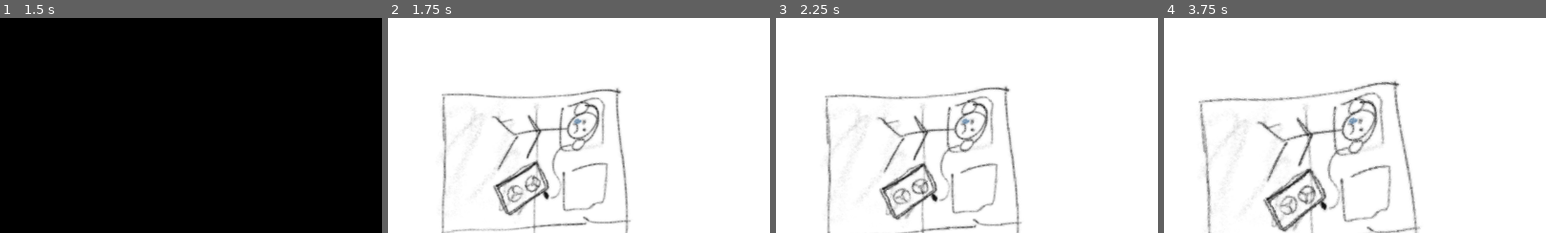
Above: before the commit, frames 1-4 (left to right).
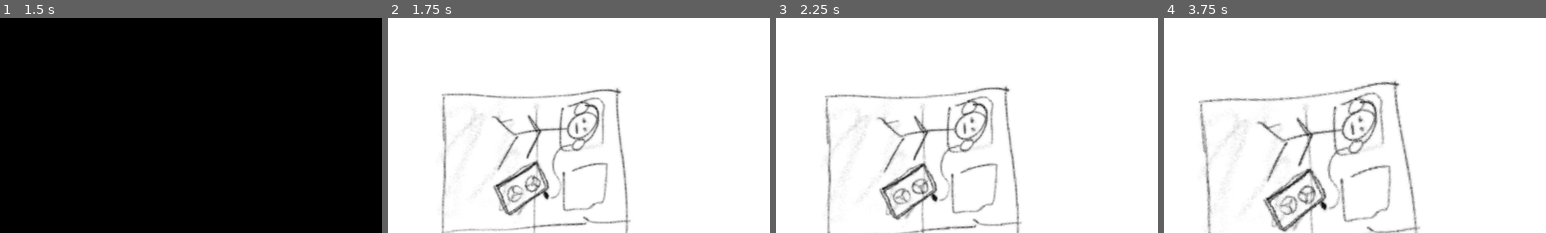
Above: after the commit, the same moments.

Repository: jdcalvelli/prototype-studio-prompt-2
Game: Godot game, scene res://scenes/intro.tscn
Two runs of this game, one before a commit and one after it. Both use one fixed random seed, a clock stepped at 60 frames per second and the inputs below.
Inputs:
- Up to frame 1 (1.5 s): tap Enter at 0.5 s; hold D 0.53-1.28 s; tap Q at 0.6 s; tap Space at 1.25 s; hold S from 1.28 s (still down); tap E at 1.35 s
- Up to frame 2 (1.75 s): keep holding S
- Up to frame 3 (2.25 s): release S at 2.03 s; hold D from 2.03 s (still down); hold R from 2.03 s (still down)
- Up to frame 4 (3.75 s): release D at 2.78 s; release R at 2.78 s; hold W 2.78-3.53 s; tap T at 2.85 s; hold A from 3.53 s (still down); tap Y at 3.6 s
The pictures show only the part of the screen within x 25-75%, y 25-75%; the shares and areas given below are measured in that part.

Frame 1 is identical in both runs. In frame 2, 0.1% of the frame differs, in the area x 48-52%, y 46-54%; in frame 3, 0.1%; in frame 4, 0.2%, in the area x 48-53%, y 45-55%.

Commit message:
adding crack appearance logic

Diff:
--- a/scenes/main_scene.tscn
+++ b/scenes/main_scene.tscn
@@ -6,18 +6,34 @@
 [ext_resource type="Texture2D" uid="uid://cnl74vcyf2a8v" path="res://assets/prototype 2 - krita/layer-exports/bed.PNG" id="2_v5h4o"]
 [ext_resource type="Texture2D" uid="uid://bwv1ahydak6ph" path="res://assets/prototype 2 - krita/layer-exports/cassette player.PNG" id="3_icjjd"]
 [ext_resource type="Texture2D" uid="uid://bc8jsejsaxm1r" path="res://assets/prototype 2 - krita/layer-exports/person.PNG" id="4_l0jb3"]
+[ext_resource type="Script" path="res://scripts/Crack.gd" id="5_hj08j"]
 [ext_resource type="Texture2D" uid="uid://cl82k3b0j7dfi" path="res://assets/prototype 2 - krita/layer-exports/reel 1.PNG" id="5_t1mml"]
+[ext_resource type="Texture2D" uid="uid://d1oodleq7t3o" path="res://assets/crackedclosedpngs/Cracked_Closed_02.png" id="5_t1613"]
 [ext_resource type="Script" path="res://scripts/rotator.gd" id="6_px3xt"]
 [ext_resource type="Texture2D" uid="uid://flv8qqvlts66" path="res://assets/prototype 2 - krita/layer-exports/reel 2.PNG" id="6_rf4u8"]
+[ext_resource type="Texture2D" uid="uid://cb7br6k6anqbu" path="res://assets/crackedclosedpngs/Cracked_Closed_03.png" id="6_tyamn"]
 [ext_resource type="Script" path="res://scripts/Reel1.gd" id="6_yt7ps"]
+[ext_resource type="Texture2D" uid="uid://doharedbqevlc" path="res://assets/crackedclosedpngs/Cracked_Closed_04.png" id="7_erlms"]
+[ext_resource type="Texture2D" uid="uid://dj7dnoim8snd4" path="res://assets/crackedclosedpngs/Cracked_Closed_05.png" id="8_8yq85"]
 [ext_resource type="Script" path="res://scripts/Reel2.gd" id="9_0wh70"]
+[ext_resource type="Texture2D" uid="uid://ujcxflpc3xcx" path="res://assets/crackedclosedpngs/Cracked_Closed_06.png" id="9_gvy72"]
+[ext_resource type="Texture2D" uid="uid://b7jppqeemws4c" path="res://assets/crackedclosedpngs/Cracked_Closed_07.png" id="10_apgit"]
 [ext_resource type="Texture2D" uid="uid://cxlseiuu5xsd3" path="res://assets/prototype 2 - krita/layer-exports/face 3 - 1.PNG" id="10_hqcx8"]
 [ext_resource type="Texture2D" uid="uid://dnbk8kt8sfhyb" path="res://assets/prototype 2 - krita/layer-exports/face 1.PNG" id="10_xcft0"]
+[ext_resource type="Texture2D" uid="uid://dw33unx8yssgl" path="res://assets/crackedclosedpngs/Cracked_Closed_08.png" id="11_cgyna"]
 [ext_resource type="Texture2D" uid="uid://30ur3de545t3" path="res://assets/prototype 2 - krita/layer-exports/face 3 - 2.PNG" id="11_rnd0w"]
+[ext_resource type="Texture2D" uid="uid://cq1yhqxa88pcu" path="res://assets/crackedclosedpngs/Cracked_Closed_09.png" id="12_dgk2s"]
+[ext_resource type="Texture2D" uid="uid://cckm6tvyfrcei" path="res://assets/crackedclosedpngs/Cracked_Closed_10.png" id="13_4e83l"]
 [ext_resource type="Texture2D" uid="uid://cl0m2pni4vrkj" path="res://assets/prototype 2 - krita/layer-exports/face 2.PNG" id="13_77kd4"]
 [ext_resource type="Script" path="res://scripts/Face.gd" id="14_5ojmc"]
+[ext_resource type="Texture2D" uid="uid://c5ga6lbkdexx7" path="res://assets/crackedclosedpngs/Cracked_Closed_11.png" id="14_mq6pf"]
+[ext_resource type="Texture2D" uid="uid://diqjk4v6b4xes" path="res://assets/crackedclosedpngs/Cracked_Closed_12.png" id="15_0u7hu"]
 [ext_resource type="AudioStream" uid="uid://cswjy81betaqh" path="res://audio/Dijon - Rodeo Clown (Official Audio).mp3" id="16_gjdku"]
+[ext_resource type="Texture2D" uid="uid://dsfix21xjdb5q" path="res://assets/crackedclosedpngs/Cracked_Closed_13.png" id="16_j2twk"]
 [ext_resource type="AudioStream" uid="uid://fixjcwo76fk0" path="res://audio/cassette hum.wav" id="17_176w7"]
+[ext_resource type="Texture2D" uid="uid://c06ih3as7ib" path="res://assets/crackedclosedpngs/Cracked_Closed_14.png" id="17_ykfo8"]
+[ext_resource type="Texture2D" uid="uid://c7lyqeo5j641i" path="res://assets/crackedclosedpngs/Cracked_Closed_15.png" id="18_dcdj8"]
+[ext_resource type="Texture2D" uid="uid://cwh4prtftr0b6" path="res://assets/crackedclosedpngs/Cracked_Closed_01.png" id="19_uwf0o"]
 
 [sub_resource type="SpriteFrames" id="SpriteFrames_473gf"]
 animations = [{
@@ -51,6 +67,8 @@
 
 [node name="MainScene" type="Node2D"]
 script = ExtResource("1_516c3")
+crackTimer = 10
+spriteList = [NodePath("Camera2D/Crack1"), NodePath("Camera2D/Crack2"), NodePath("Camera2D/Crack3"), NodePath("Camera2D/Crack4"), NodePath("Camera2D/Crack5"), NodePath("Camera2D/Crack6"), NodePath("Camera2D/Crack7"), NodePath("Camera2D/Crack8"), NodePath("Camera2D/Crack9"), NodePath("Camera2D/Crack10"), NodePath("Camera2D/Crack11"), NodePath("Camera2D/Crack12"), NodePath("Camera2D/Crack13"), NodePath("Camera2D/Crack14"), NodePath("Camera2D/Crack15")]
 
 [node name="Camera2D" type="Camera2D" parent="."]
 position = Vector2(93, -57)
@@ -64,6 +82,81 @@
 position = Vector2(2.08165e-12, 2.08165e-12)
 texture = ExtResource("1_5dtqo")
 
+[node name="Crack1" type="Sprite2D" parent="Camera2D"]
+visible = false
+texture = ExtResource("19_uwf0o")
+script = ExtResource("5_hj08j")
+
+[node name="Crack2" type="Sprite2D" parent="Camera2D"]
+visible = false
+texture = ExtResource("5_t1613")
+script = ExtResource("5_hj08j")
+
+[node name="Crack3" type="Sprite2D" parent="Camera2D"]
+visible = false
+texture = ExtResource("6_tyamn")
+script = ExtResource("5_hj08j")
+
+[node name="Crack4" type="Sprite2D" parent="Camera2D"]
+visible = false
+texture = ExtResource("7_erlms")
+script = ExtResource("5_hj08j")
+
+[node name="Crack5" type="Sprite2D" parent="Camera2D"]
+visible = false
+texture = ExtResource("8_8yq85")
+script = ExtResource("5_hj08j")
+
+[node name="Crack6" type="Sprite2D" parent="Camera2D"]
+visible = false
+texture = ExtResource("9_gvy72")
+script = ExtResource("5_hj08j")
+
+[node name="Crack7" type="Sprite2D" parent="Camera2D"]
+visible = false
+texture = ExtResource("10_apgit")
+script = ExtResource("5_hj08j")
+
+[node name="Crack8" type="Sprite2D" parent="Camera2D"]
+visible = false
+texture = ExtResource("11_cgyna")
+script = ExtResource("5_hj08j")
+
+[node name="Crack9" type="Sprite2D" parent="Camera2D"]
+visible = false
+texture = ExtResource("12_dgk2s")
+script = ExtResource("5_hj08j")
+
+[node name="Crack10" type="Sprite2D" parent="Camera2D"]
+visible = false
+texture = ExtResource("13_4e83l")
+script = ExtResource("5_hj08j")
+
+[node name="Crack11" type="Sprite2D" parent="Camera2D"]
+visible = false
+texture = ExtResource("14_mq6pf")
+script = ExtResource("5_hj08j")
+
+[node name="Crack12" type="Sprite2D" parent="Camera2D"]
+visible = false
+texture = ExtResource("15_0u7hu")
+script = ExtResource("5_hj08j")
+
+[node name="Crack13" type="Sprite2D" parent="Camera2D"]
+visible = false
+texture = ExtResource("16_j2twk")
+script = ExtResource("5_hj08j")
+
+[node name="Crack14" type="Sprite2D" parent="Camera2D"]
+visible = false
+texture = ExtResource("17_ykfo8")
+script = ExtResource("5_hj08j")
+
+[node name="Crack15" type="Sprite2D" parent="Camera2D"]
+visible = false
+texture = ExtResource("18_dcdj8")
+script = ExtResource("5_hj08j")
+
 [node name="Bed" type="Sprite2D" parent="."]
 texture_filter = 1
 texture = ExtResource("2_v5h4o")
--- a/scenes/outro.tscn
+++ b/scenes/outro.tscn
@@ -17,3 +17,25 @@
 stream = ExtResource("2_iod4b")
 volume_db = -5.0
 autoplay = true
+
+[node name="Control" type="Control" parent="."]
+visible = false
+layout_mode = 3
+anchors_preset = 0
+offset_right = 40.0
+offset_bottom = 40.0
+
+[node name="Label" type="Label" parent="Control"]
+layout_mode = 0
+offset_right = 40.0
+offset_bottom = 23.0
+theme_override_font_sizes/font_size = 32
+text = "endurance"
+
+[node name="Label2" type="Label" parent="Control"]
+layout_mode = 0
+offset_left = -1.0
+offset_top = 55.0
+offset_right = 188.0
+offset_bottom = 81.0
+text = "a prototype by jd calvelli"
--- /dev/null
+++ b/scripts/Crack.gd
@@ -0,0 +1,6 @@
+extends Sprite2D
+
+func _process(delta):
+	# set crack scale based on inverse of zoom
+	var cam_zoom = get_parent().zoom
+	scale = Vector2((1.0 / cam_zoom.x), (1.0 / cam_zoom.y))
--- a/scripts/Face.gd
+++ b/scripts/Face.gd
@@ -3,4 +3,10 @@
 
 # Called when the node enters the scene tree for the first time.
 func _ready():
-	play("crying")
+	play("neutral")
+
+func _process(delta):
+	if GameManager.crackNumber == 5:
+		play("sad")
+	elif GameManager.crackNumber == 10:
+		play("crying")
--- a/scripts/GameManager.gd
+++ b/scripts/GameManager.gd
@@ -8,24 +8,16 @@
 
 var selectedKeyboardKeys = []
 
-var numKeysToSelect = 5
+var numKeysToSelect = 15
+
+var crackNumber = 0
 
 func _ready():
 	# connect to signal
 	Events.changeScene.connect(_on_change_scene)
 
-	# this is to pick non repeating
-	var n = 0
-	while n < numKeysToSelect:
-		var keyToAdd = keyboardKeys.pick_random()
-		if selectedKeyboardKeys.has(keyToAdd):
-			continue
-		else:
-			selectedKeyboardKeys.append(keyToAdd)
-			n += 1
-	print(selectedKeyboardKeys)
-
 func _process(delta):
+	# input check
 	for key in selectedKeyboardKeys:
 		if Input.is_key_pressed(key):
 			print(str(key) + " is held")
@@ -36,5 +28,15 @@
 			get_tree().change_scene_to_file("res://scenes/intro.tscn")
 		"main":
 			get_tree().change_scene_to_file("res://scenes/main_scene.tscn")
+				# this is to pick non repeating
+			var n = 0
+			while n < numKeysToSelect:
+				var keyToAdd = keyboardKeys.pick_random()
+				if selectedKeyboardKeys.has(keyToAdd):
+					continue
+				else:
+					selectedKeyboardKeys.append(keyToAdd)
+					n += 1
+			print(selectedKeyboardKeys)
 		"outro":
 			get_tree().change_scene_to_file("res://scenes/outro.tscn")
--- a/scripts/main_scene.gd
+++ b/scripts/main_scene.gd
@@ -1,10 +1,20 @@
 extends Node2D
 
+@export var crackTimer : int
+
+@export var spriteList : Array
 
 # Called when the node enters the scene tree for the first time.
 func _ready():
 	$Dijon.finished.connect(_on_song_finish)
+	runSprites()
 
 func _on_song_finish():
 	await get_tree().create_timer(4).timeout
 	Events.changeScene.emit("outro")
+
+func runSprites():
+	for nodepath in spriteList:
+		await get_tree().create_timer(crackTimer).timeout
+		get_node(nodepath).visible = true
+		GameManager.crackNumber += 1
--- a/scripts/outro.gd
+++ b/scripts/outro.gd
@@ -7,6 +7,7 @@
 
 func _on_cassette_off():
 	restartable = true
+	$Control.visible = true
 
 func _process(delta):
 	if Input.is_key_pressed(KEY_R) and restartable:
Binary file added: assets/crackedclosedpngs/Cracked_Closed Whole.png
Not shown, added: assets/crackedclosedpngs/Cracked_Closed Whole.png.import
Binary file added: assets/crackedclosedpngs/Cracked_Closed_01.png
Not shown, added: assets/crackedclosedpngs/Cracked_Closed_01.png.import
Binary file added: assets/crackedclosedpngs/Cracked_Closed_02.png
Not shown, added: assets/crackedclosedpngs/Cracked_Closed_02.png.import
Binary file added: assets/crackedclosedpngs/Cracked_Closed_03.png
Not shown, added: assets/crackedclosedpngs/Cracked_Closed_03.png.import
Binary file added: assets/crackedclosedpngs/Cracked_Closed_04.png
Not shown, added: assets/crackedclosedpngs/Cracked_Closed_04.png.import
Binary file added: assets/crackedclosedpngs/Cracked_Closed_05.png
Not shown, added: assets/crackedclosedpngs/Cracked_Closed_05.png.import
(and 21 more such lines)
